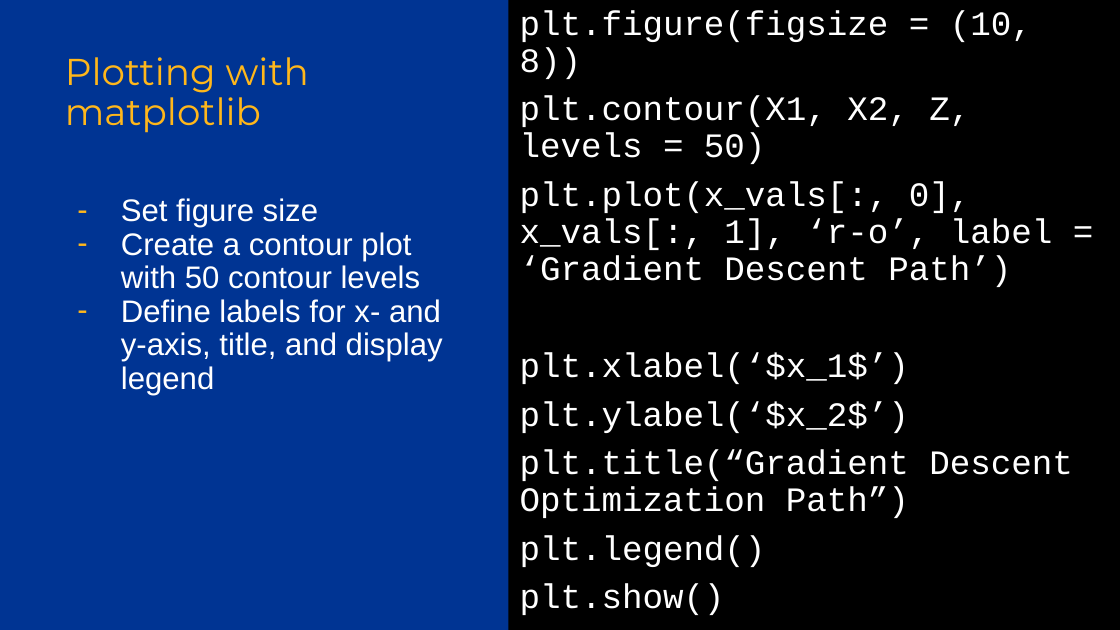
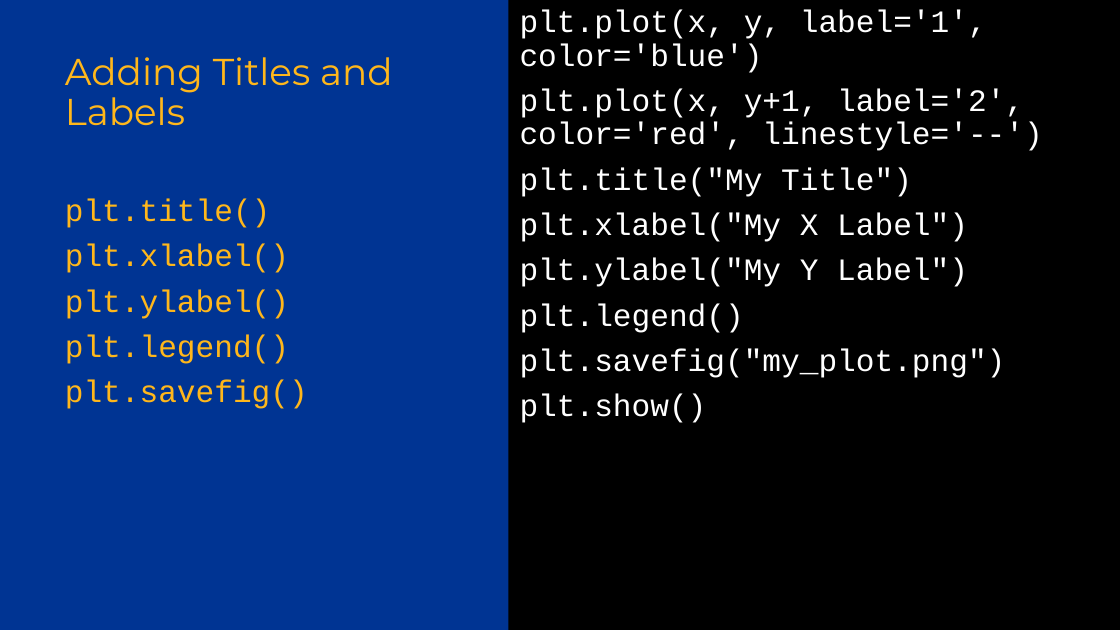
Before and after one commit to Pitt-INFORMS/workshops, a slide deck: slide 40 of python/2024/Python Workshop 2.pptx (slide 26 before the commit). Drawn at 1120x630 pixels with LibreOffice and Linux fonts; fonts in the diff are those of the drawing; background and template pictures are left out. Boxes give left, top, right and bottom in pixels: in the first picture for what was removed or moved away, otherwise in the second. Text is boxed around its words. In the diff, an @@ line names an element or a change of style, - is before the commit and + after.

```diff
--- a/python/2024/Python Workshop 2.pptx
+++ b/python/2024/Python Workshop 2.pptx
@@ text at [520,10,1042,287]: text changed; size 22 to 20 pt @@
-plt.figure(figsize = (10, 8))
-plt.contour(X1, X2, Z, levels = 50)
-plt.plot(x_vals[:, 0], x_vals[:, 1], ‘r-o’, label = ‘Gradient Descent Path’)
-plt.xlabel(‘$x_1$’)
-plt.ylabel(‘$x_2$’)
-plt.title(“Gradient Descent Optimization Path”)
+plt.plot(x, y, label='1', color='blue')
+plt.plot(x, y+1, label='2', color='red', linestyle='--')
+plt.title("My Title")
+plt.xlabel("My X Label")
+plt.ylabel("My Y Label")
@@ title at [65,57,393,126]: text changed @@
-Plotting with matplotlib
+Adding Titles and Labels
@@ text at [65,199,308,409]: text changed; font Arial to Courier New; text colour #FFFFFF to #FFB71B @@
-– Set figure size
-– Create a contour plot with 50 contour levels
-– Define labels for x- and y-axis, title, and display legend
+plt.title()
+plt.xlabel()
+plt.ylabel()
+plt.legend()
+plt.savefig()
@@ text at [520,303,744,423]: size 22 to 20 pt in "plt.legend()", "plt.show()" @@
@@ text at [520,348,1006,378]: paragraph added @@
+plt.savefig("my_plot.png")
```
Also in this commit, not shown: 26 other slides changed, 42 slides added, 8 slides removed.
